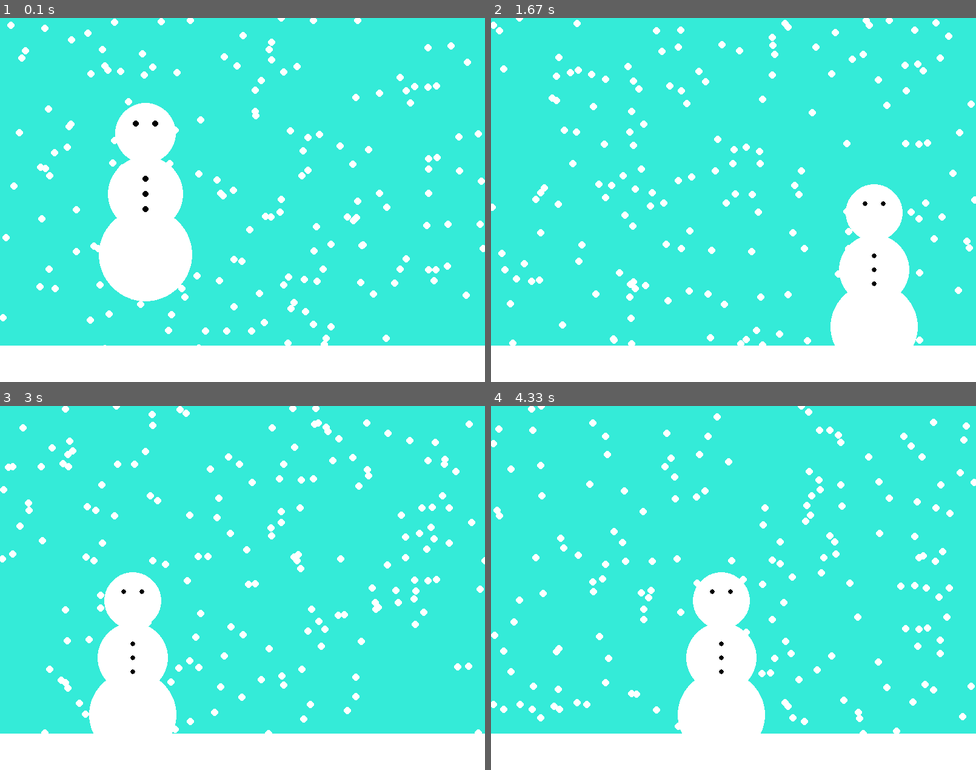
Above: before the commit, frames 1-4 (two rows, left to right).
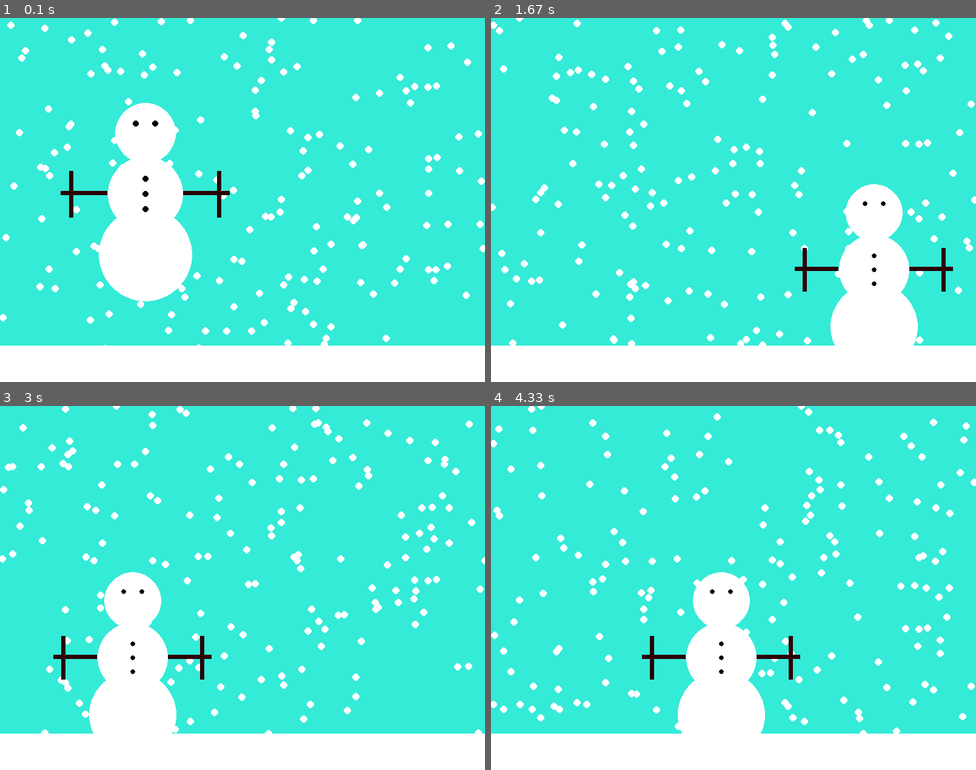
Above: after the commit, the same moments.

Repository: bly852/ICS3U1
Game: pygame game, started from (19.11.04) PyGame Intro/snowman_function.py
Two runs of this game, one before a commit and one after it. Both use one fixed random seed, a clock stepped at 60 frames per second and the inputs below.
Inputs:
- Up to frame 1 (0.1 s): no input
- Up to frame 2 (1.67 s): hold Right 0.33-0.8 s; hold Up 0.83-1.13 s; tap - at 0.98 s; hold Right 1.17-1.63 s
- Up to frame 3 (3 s): hold Left 1.67-2.2 s; tap = at 1.82 s; hold Left 2.23-2.63 s; tap - at 2.38 s; tap A at 2.67 s
- Up to frame 4 (4.33 s): hold Up 3-3.37 s; tap = at 3.15 s; hold Right 3.4-4.03 s; tap - at 3.55 s; hold Left from 4.07 s (still down)

The runs differ from the first frame. In frame 1, 0.4% of the frame differs, in the area x 12-48%, y 42-55%; in frame 2, 0.4%; in frame 3, 0.4%; in frame 4, 0.4%.

Commit message:
Update snowman_function.py
Added arms to the snowman

Diff:
--- a/(19.11.04) PyGame Intro/snowman_function.py
+++ b/(19.11.04) PyGame Intro/snowman_function.py
@@ -30,6 +30,7 @@
 #colours
 white = pygame.Color(255,255,255)
 black = pygame.Color(0,0,0)
+brown = pygame.Color(43, 0, 4)
 
 
 
@@ -52,6 +53,13 @@
 
     #Mouth (Left to Right)
     #pygame.draw.circle(screen, black,)
+
+    #Arms (Left to Right)
+    pygame.draw.rect(screen, brown, (x-r2*2-r//3, y+r*1.9, r3, r2//8), 0)
+    pygame.draw.rect(screen, brown, (x-r2*2-r//20, y+r2, r2//8, r3), 0)
+
+    pygame.draw.rect(screen, brown, (x+r2, y+r*1.9, r3, r2//8), 0)
+    pygame.draw.rect(screen, brown, (x+r2+r//0.88, y+r2, r2//8, r3), 0)
 
 while True:
     screen.fill (pygame.Color (52, 235, 216))
@@ -101,11 +109,12 @@
             if event.key == K_LEFT or event.key == K_RIGHT or event.key == K_a or event.key == K_d:
                 x_dir = 0
 
-    #Snowman Radiuses
+    #Snowman Variables
     r2 = int(r*1.25)
     r3 = int(r2*1.25)
     SmHeight = r*2 + r2*2 + r3*2
     SmFoot = (SmHeight-(r2+r3)) + y
+
 
     #Edge Detection
     if x < 0 + r3:
